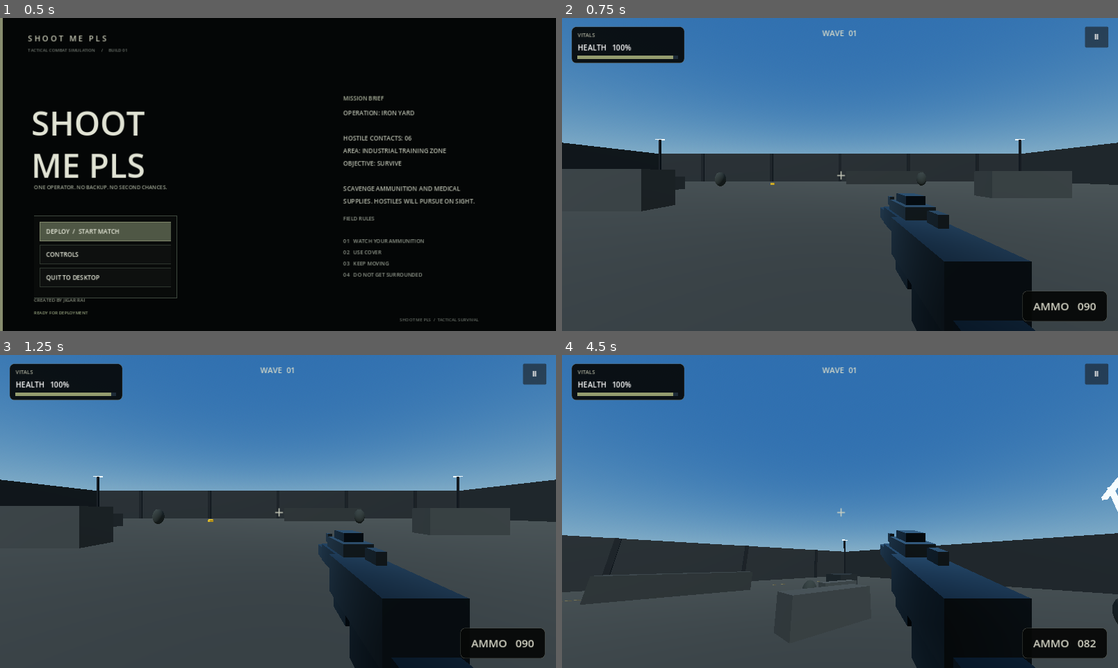
Above: before the commit, frames 1-4 (two rows, left to right).
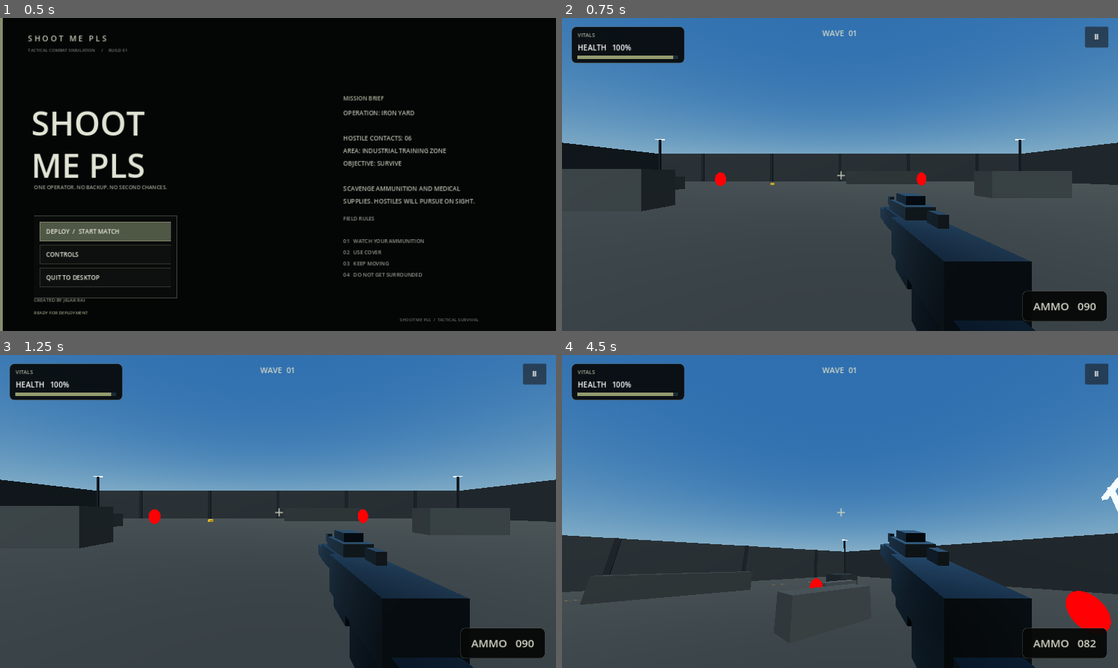
Above: after the commit, the same moments.

Repository: Jigar1234Nob/shootmepls
Game: Godot game, scene res://Scenes/Main.tscn
Two runs of this game, one before a commit and one after it. Both use one fixed random seed, a clock stepped at 60 frames per second and the inputs below.
Inputs (mouse positions are in pixels of both pictures, inside the frame that each line leads up to):
- Up to frame 1 (0.5 s): no input
- Up to frame 2 (0.75 s): click "DEPLOY / START MATCH" at 0.5 s
- Up to frame 3 (1.25 s): no input
- Up to frame 4 (4.5 s): click "Ⅱ" at 1.25 s; click "RESTART MATCH" at 2 s; click "DEPLOY / START MATCH" at 2.75 s; tap Enter at 3.5 s; move the mouse to (867, 511) at 3.52 s; press the mouse at (867, 511) at 3.53 s; hold W (move_forward) from 3.53 s (still down); tap Space (jump) at 3.77 s; move the mouse to (812, 511) at 4.27 s; release the mouse at (812, 511) at 4.28 s; tap Shift (sprint) at 4.35 s

Frame 1 is identical in both runs. In frame 2, 0.1% of the frame differs, in the area x 27-66%, y 49-54%; in frame 3, 0.2%; in frame 4, 0.8%, in the area x 43-100%, y 71-89%.

Commit message:
Restore active neon bean AI with staggered steering

Diff:
--- a/Scripts/EnemyBean.gd
+++ b/Scripts/EnemyBean.gd
@@ -9,12 +9,21 @@
 var player: Node3D
 var attack_cooldown := 0.0
 var bar: Label3D
+var ai_refresh := 0.0
+var strafe_direction := 1.0
+var strafe_timer := 0.0
+var steering := Vector3.ZERO
 
 func _ready() -> void:
 	collision_layer = 2
 	collision_mask = 1
 	add_to_group("enemies")
 	health = max_health
+	# Small random phase offsets prevent every enemy updating its steering on the same frame.
+	ai_refresh = randf_range(0.0, 0.12)
+	strafe_timer = randf_range(0.4, 1.4)
+	strafe_direction = -1.0 if randf() < 0.5 else 1.0
+
 	var col := CollisionShape3D.new()
 	var shape := CapsuleShape3D.new()
 	shape.radius = 0.58 * (1.55 if is_boss else 1.0)
@@ -22,7 +31,8 @@
 	col.shape = shape
 	col.position.y = 0.9
 	add_child(col)
-	# Featureless bean. No eyes, mouth, pupils or face decals.
+
+	# Featureless neon-red bean silhouette. No eyes, mouth, pupils or face decals.
 	var body := MeshInstance3D.new()
 	var bean := SphereMesh.new()
 	bean.radius = 0.68
@@ -31,10 +41,15 @@
 	body.position.y = 0.9
 	body.scale = Vector3(0.85, 1.0, 0.82) * (1.65 if is_boss else 1.0)
 	var mat := StandardMaterial3D.new()
-	mat.albedo_color = Color(0.22, 0.24, 0.21)
-	mat.roughness = 0.92
+	mat.albedo_color = Color(1.0, 0.015, 0.035)
+	mat.shading_mode = BaseMaterial3D.SHADING_MODE_UNSHADED
+	mat.emission_enabled = true
+	mat.emission = Color(1.0, 0.0, 0.018)
+	mat.emission_energy_multiplier = 2.2 if is_boss else 1.6
+	mat.roughness = 0.72
 	body.material_override = mat
 	add_child(body)
+
 	bar = Label3D.new()
 	bar.position.y = 2.85 if is_boss else 2.05
 	bar.billboard = BaseMaterial3D.BILLBOARD_ENABLED
@@ -42,44 +57,51 @@
 	bar.outline_size = 7
 	bar.pixel_size = 0.0028
 	bar.no_depth_test = true
-	bar.modulate = Color(0.76, 0.78, 0.72)
+	bar.modulate = Color(0.92, 0.95, 1.0)
 	bar.visible = false
 	add_child(bar)
 	_update_bar()
 
-func _add_gear(pos: Vector3, size: Vector3, color: Color) -> void:
-	var mesh := MeshInstance3D.new()
-	var box := BoxMesh.new()
-	box.size = size
-	mesh.mesh = box
-	mesh.position = pos
-	var mat := StandardMaterial3D.new()
-	mat.albedo_color = color
-	mat.roughness = 0.88
-	mesh.material_override = mat
-	add_child(mesh)
-
 func _physics_process(delta: float) -> void:
 	attack_cooldown = maxf(0.0, attack_cooldown - delta)
-	if player == null or not is_instance_valid(player):
-		player = get_tree().get_first_node_in_group("player")
-		if player == null:
-			return
-	var offset := player.global_position - global_position
-	offset.y = 0
-	if offset.length() > 1.4:
-		var dir := offset.normalized()
-		velocity.x = dir.x * move_speed
-		velocity.z = dir.z * move_speed
-		look_at(Vector3(player.global_position.x, global_position.y, player.global_position.z))
-	else:
-		velocity.x = move_toward(velocity.x, 0.0, move_speed * 5.0 * delta)
-		velocity.z = move_toward(velocity.z, 0.0, move_speed * 5.0 * delta)
-		if attack_cooldown <= 0.0:
-			player.take_damage(12)
-			attack_cooldown = 1.0
+	ai_refresh -= delta
+	strafe_timer -= delta
+
+	if ai_refresh <= 0.0:
+		ai_refresh = randf_range(0.085, 0.14)
+		if player == null or not is_instance_valid(player):
+			player = get_tree().get_first_node_in_group("player")
+		if player != null and is_instance_valid(player):
+			var offset := player.global_position - global_position
+			offset.y = 0.0
+			var distance := offset.length()
+			if distance > 0.01:
+				var toward := offset / distance
+				var side := Vector3(-toward.z, 0.0, toward.x)
+				if strafe_timer <= 0.0:
+					strafe_timer = randf_range(0.65, 1.55)
+					if randf() < 0.28:
+						strafe_direction *= -1.0
+				var strafe_strength := 0.28 if distance > 3.2 else 0.58
+				var approach_strength := 1.0 if distance > 1.65 else -0.12
+				steering = (toward * approach_strength + side * strafe_direction * strafe_strength).normalized()
+				if distance <= 1.65 and attack_cooldown <= 0.0:
+					player.take_damage(12 if not is_boss else 18)
+					attack_cooldown = 1.0 if not is_boss else 0.8
+				if steering.length_squared() > 0.01:
+					look_at(global_position + steering, Vector3.UP)
+		else:
+			# If the player is temporarily unavailable, beans still patrol instead of freezing.
+			if strafe_timer <= 0.0:
+				strafe_timer = randf_range(1.0, 2.2)
+				steering = Vector3(randf_range(-1.0, 1.0), 0.0, randf_range(-1.0, 1.0)).normalized()
+
+	velocity.x = move_toward(velocity.x, steering.x * move_speed, move_speed * 4.0 * delta)
+	velocity.z = move_toward(velocity.z, steering.z * move_speed, move_speed * 4.0 * delta)
 	if not is_on_floor():
 		velocity.y -= float(ProjectSettings.get_setting("physics/3d/default_gravity")) * delta
+	else:
+		velocity.y = 0.0
 	move_and_slide()
 
 func take_damage(amount: float) -> void:
@@ -95,4 +117,4 @@
 		return
 	var count := int(ceil(health / max_health * 8.0))
 	bar.text = ("BOSS  " if is_boss else "") + "■".repeat(count) + "·".repeat(8 - count)
-	bar.modulate = Color(0.72, 0.74, 0.68) if health > 50.0 else Color(0.72, 0.42, 0.28)
+	bar.modulate = Color(0.92, 0.95, 1.0) if health > 50.0 else Color(1.0, 0.28, 0.24)
